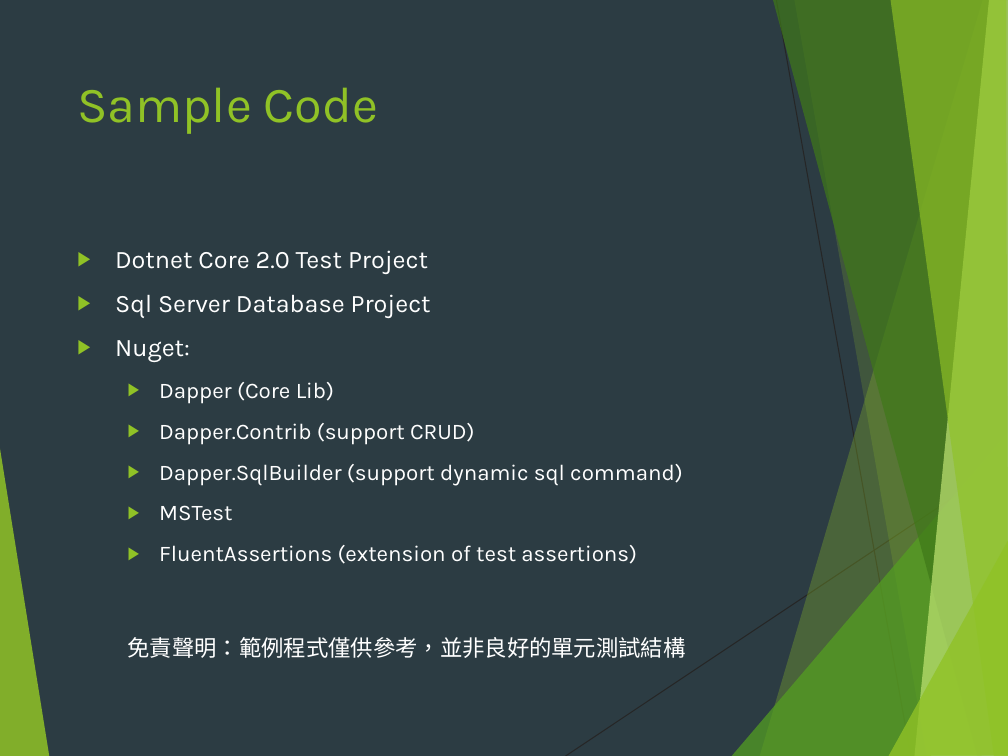
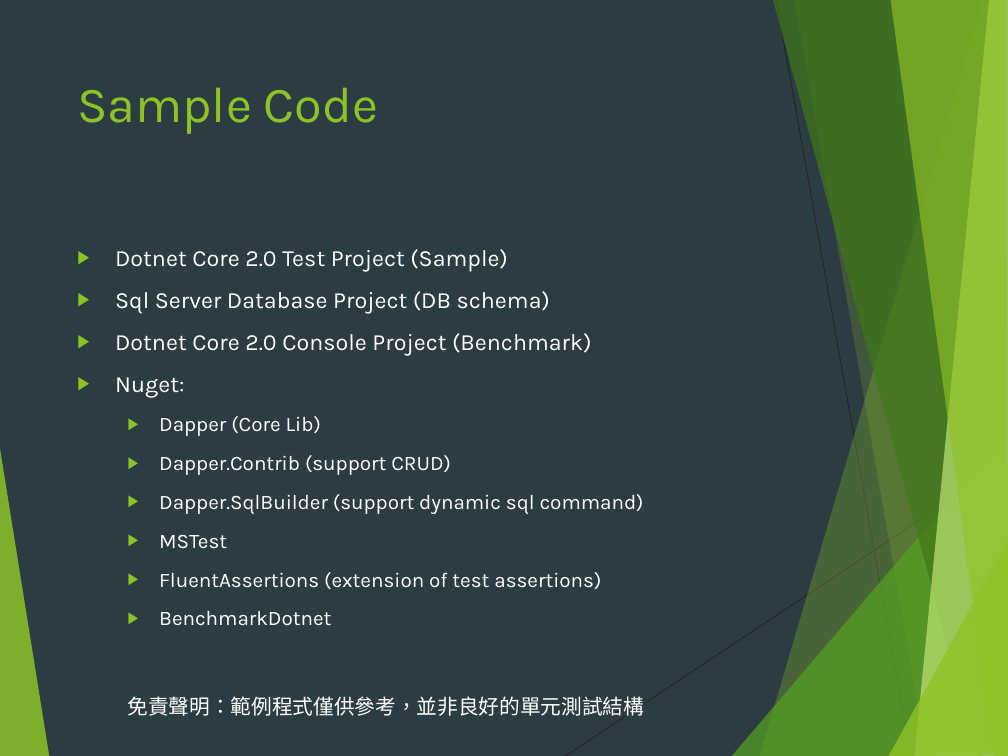
Before and after one commit to bagamoon/dapper-core, a slide deck: slide 8 of Dapper.pptx. Drawn at 1008x756 pixels with LibreOffice and Linux fonts; fonts in the diff are those of the drawing. Boxes give left, top, right and bottom in pixels: in the first picture for what was removed or moved away, otherwise in the second. Text is boxed around its words. In the diff, an @@ line names an element or a change of style, - is before the commit and + after.

```diff
--- a/Dapper.pptx
+++ b/Dapper.pptx
@@ text at [115,249,591,355]: text changed; size 18 to 16.6 pt @@
-▶ Dotnet Core 2.0 Test Project
-▶ Sql Server Database Project
+▶ Dotnet Core 2.0 Test Project (Sample)
+▶ Sql Server Database Project (DB schema)
+▶ Dotnet Core 2.0 Console Project (Benchmark)
@@ text at [115,377,645,716]: size 18 to 16.6 pt in "Nuget:"; size 16 to 14.8 pt in "Dapper (Core Lib)", "Dapper.Contrib (support CRUD)", "Dapper.SqlBuilder (support dynamic sql command)", "MSTest" and 2 more places @@
@@ text at [159,611,331,626]: paragraph added @@
+  ▶ BenchmarkDotnet
```
Also in this commit, not shown: 2 other slides changed, 3 other files.
